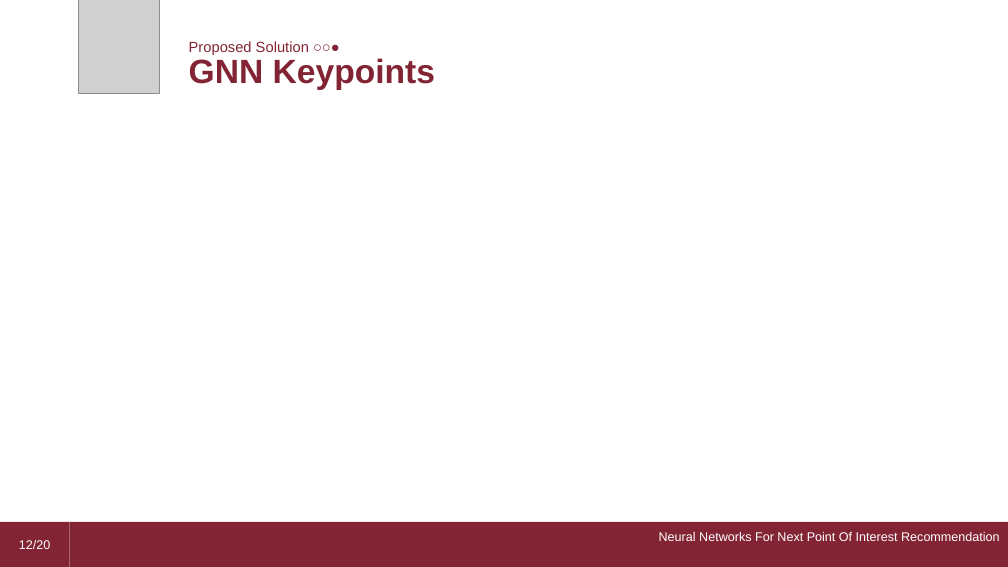
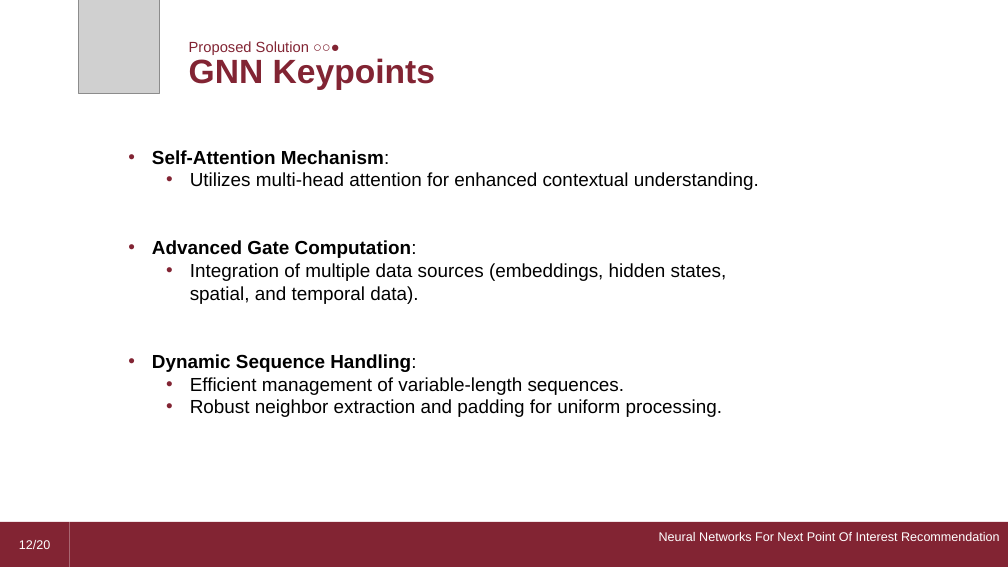
Before and after one commit to dario-loi/foursquare, a slide deck: slide 12 of presentation.pptm. Drawn at 1008x567 pixels with LibreOffice and Linux fonts; fonts in the diff are those of the drawing; grey boxes stand for pictures. Boxes give left, top, right and bottom in pixels: in the first picture for what was removed or moved away, otherwise in the second. Text is boxed around its words. In the diff, an @@ line names an element or a change of style, - is before the commit and + after.

```diff
--- a/presentation.pptm
+++ b/presentation.pptm
@@ text added at (x1=152, y1=150, x2=759, y2=417), 18 pt, text #000000 @@
+• Self-Attention Mechanism:
+  • Utilizes multi-head attention for enhanced contextual understanding.
+• Advanced Gate Computation:
+  • Integration of multiple data sources (embeddings, hidden states, spatial, and temporal data).
+• Dynamic Sequence Handling:
+  • Efficient management of variable-length sequences.
+  • Robust neighbor extraction and padding for uniform processing.
```
Also in this commit, not shown: 2 other slides changed, 3 other files.
